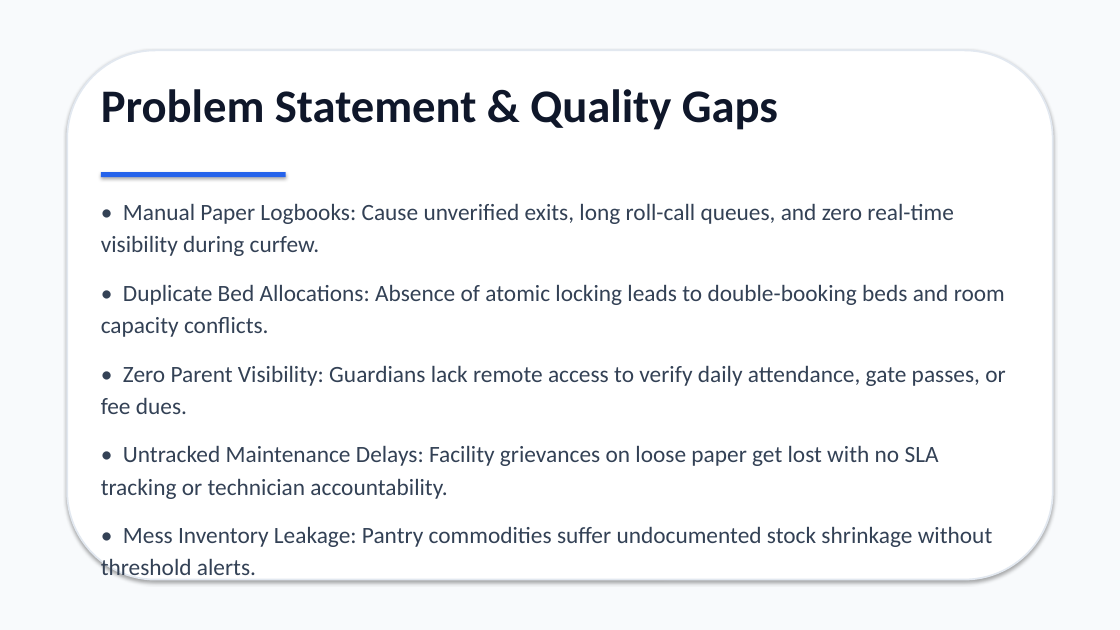
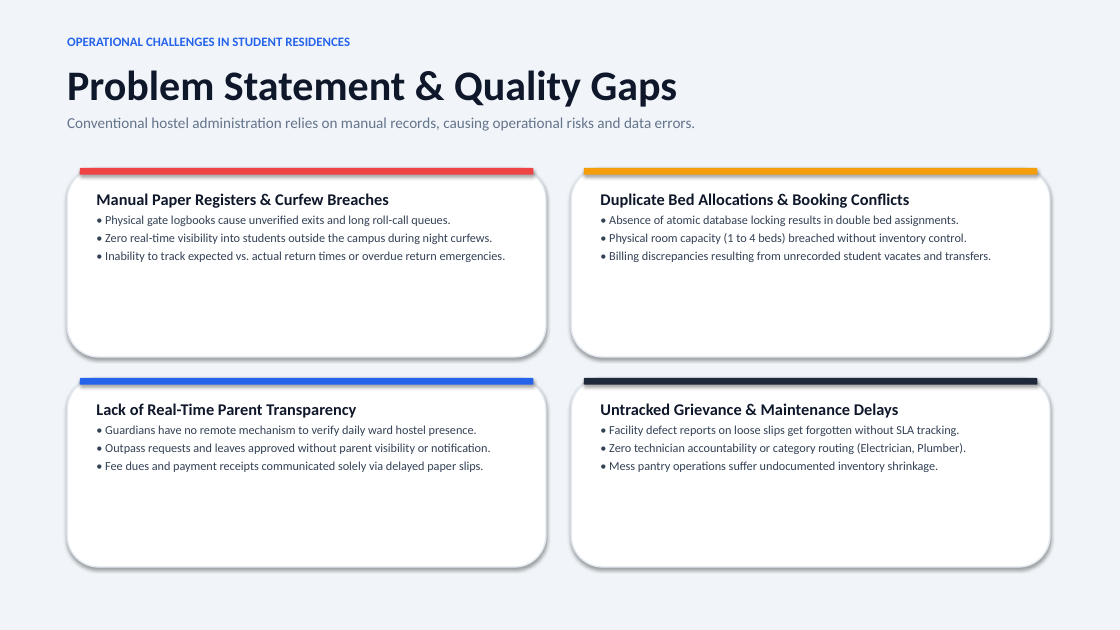
Before and after one commit to himanshi-19rawat/Hostel-Management-System, a slide deck: slide 2 of Hostel_Management_System_Presentation.pptx. Drawn at 1120x630 pixels with LibreOffice and Linux fonts; fonts in the diff are those of the drawing. Boxes give left, top, right and bottom in pixels: in the first picture for what was removed or moved away, otherwise in the second. Text is boxed around its words. In the diff, an @@ line names an element or a change of style, - is before the commit and + after.

Commit message:
docs(presentation): proper 9-slide academic deck with high-impact visual card styling

```diff
--- a/Hostel_Management_System_Presentation.pptx
+++ b/Hostel_Management_System_Presentation.pptx
@@ rectangle at (0,0,1120,630): fill #F8FAFC to #F1F5F9 @@
@@ text "Problem Statement & Quality Gaps": place and size @@
-text "Problem Statement & Quality Gaps" at (101,89,778,130)
+text "Problem Statement & Quality Gaps" at (67,70,677,107)
@@ text "Problem Statement & Quality Gaps" at (67,70,677,107): size 40 to 36 pt @@
@@ rounded rectangle removed at (67,50,1053,580) @@
@@ text added at (67,37,350,46), 11 pt, text #2563EB, bold @@
+OPERATIONAL CHALLENGES IN STUDENT RESIDENCES
@@ text added at (67,117,696,131), 13 pt, text #64748B @@
+Conventional hostel administration relies on manual records, causing operational risks and data errors.
@@ rounded rectangle added at (67,168,546,357), fill #FFFFFF, outline #E2E8F0 1.2 pt @@
@@ rounded rectangle added at (80,168,534,175), fill #EF4444 @@
@@ rectangle removed at (101,172,286,177) @@
@@ rounded rectangle added at (571,168,1050,357), fill #FFFFFF, outline #E2E8F0 1.2 pt @@
@@ rounded rectangle added at (584,168,1038,175), fill #F59E0B @@
@@ text added at (96,193,506,262), 10.5 pt, text #334155 @@
+Manual Paper Registers & Curfew Breaches
+• Physical gate logbooks cause unverified exits and long roll-call queues.
+• Zero real-time visibility into students outside the campus during night curfews.
+• Inability to track expected vs. actual return times or overdue return emergencies.
@@ text removed at (101,203,1005,547) @@
-• Manual Paper Logbooks: Cause unverified exits, long roll-call queues, and zero real-time visibility during curfew.
-• Duplicate Bed Allocations: Absence of atomic locking leads to double-booking beds and room capacity conflicts.
-• Zero Parent Visibility: Guardians lack remote access to verify daily attendance, gate passes, or fee dues.
-• Untracked Maintenance Delays: Facility grievances on loose paper get lost with no SLA tracking or technician accountability.
-• Mess Inventory Leakage: Pantry commodities suffer undocumented stock shrinkage without threshold alerts.
@@ text added at (600,193,991,262), 10.5 pt, text #334155 @@
+Duplicate Bed Allocations & Booking Conflicts
+• Absence of atomic database locking results in double bed assignments.
+• Physical room capacity (1 to 4 beds) breached without inventory control.
+• Billing discrepancies resulting from unrecorded student vacates and transfers.
@@ rounded rectangle added at (67,378,546,567), fill #FFFFFF, outline #E2E8F0 1.2 pt @@
@@ rounded rectangle added at (80,378,534,385), fill #2563EB @@
@@ rounded rectangle added at (571,378,1050,567), fill #FFFFFF, outline #E2E8F0 1.2 pt @@
@@ rounded rectangle added at (584,378,1038,385), fill #1E293B @@
@@ text added at (96,403,490,472), 10.5 pt, text #334155 @@
+Lack of Real-Time Parent Transparency
+• Guardians have no remote mechanism to verify daily ward hostel presence.
+• Outpass requests and leaves approved without parent visibility or notification.
+• Fee dues and payment receipts communicated solely via delayed paper slips.
@@ text added at (600,403,966,472), 10.5 pt, text #334155 @@
+Untracked Grievance & Maintenance Delays
+• Facility defect reports on loose slips get forgotten without SLA tracking.
+• Zero technician accountability or category routing (Electrician, Plumber).
+• Mess pantry operations suffer undocumented inventory shrinkage.
```
Also in this commit, not shown: 4 other slides changed, 4 slides added, 4 slides removed, 2 other files.
